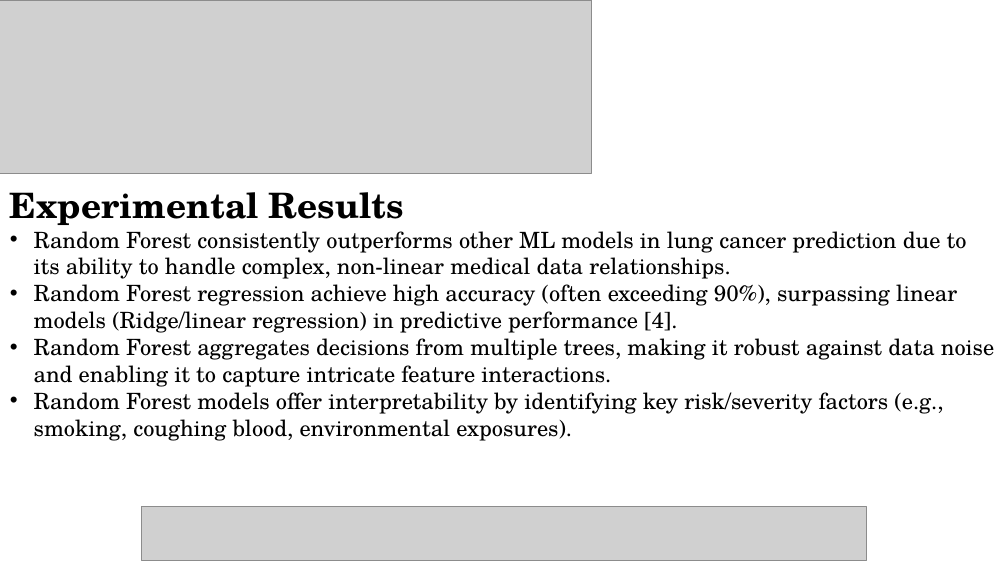
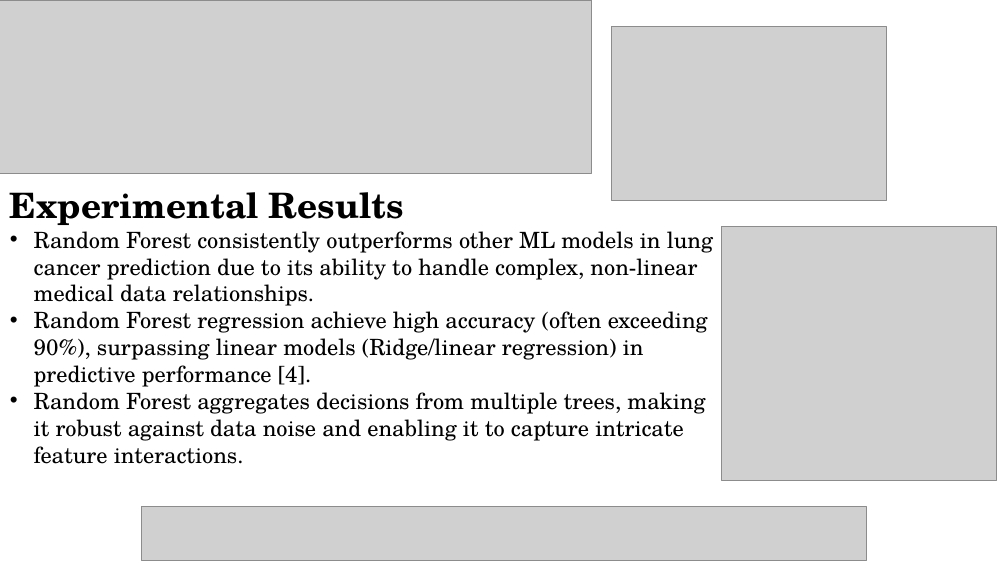
Before and after one commit to aadipoddar/Lung-Cancer-ML, a slide deck: slide 8 of Paper Presentation Template_NMITCON2025[1].ppt. Drawn at 1008x567 pixels with LibreOffice and Linux fonts; fonts in the diff are those of the drawing; grey boxes stand for pictures. Boxes give left, top, right and bottom in pixels: in the first picture for what was removed or moved away, otherwise in the second. Text is boxed around its words. In the diff, an @@ line names an element or a change of style, - is before the commit and + after.

```diff
--- a/Paper Presentation Template_NMITCON2025[1].ppt
+++ b/Paper Presentation Template_NMITCON2025[1].ppt
@@ picture added at <box>612,27,886,201</box> @@
@@ picture added at <box>722,227,996,481</box> @@
@@ text at <box>34,392,943,441</box>: paragraph removed @@
-• Random Forest models offer interpretability by identifying key risk/severity factors (e.g., smoking, coughing blood, environmental exposures).
```
Also in this commit, not shown: 4 other slides changed, 1 other file.
